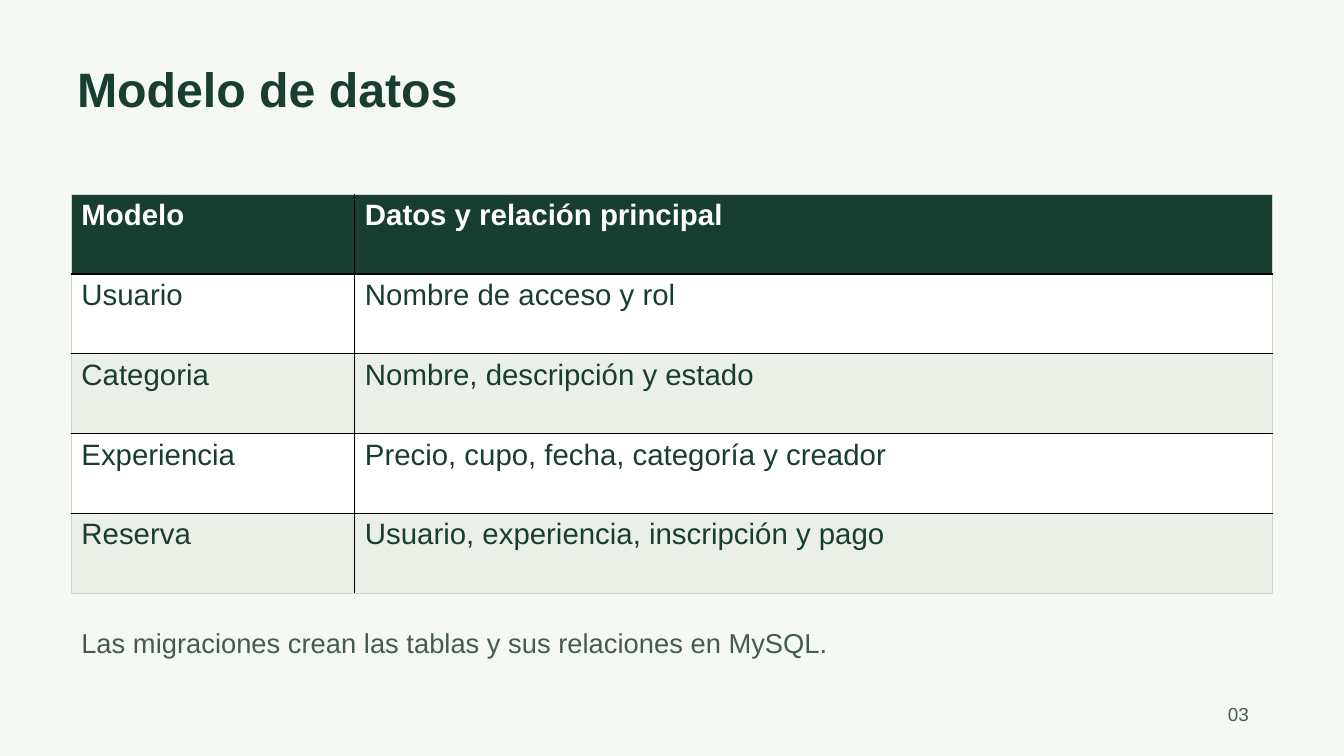
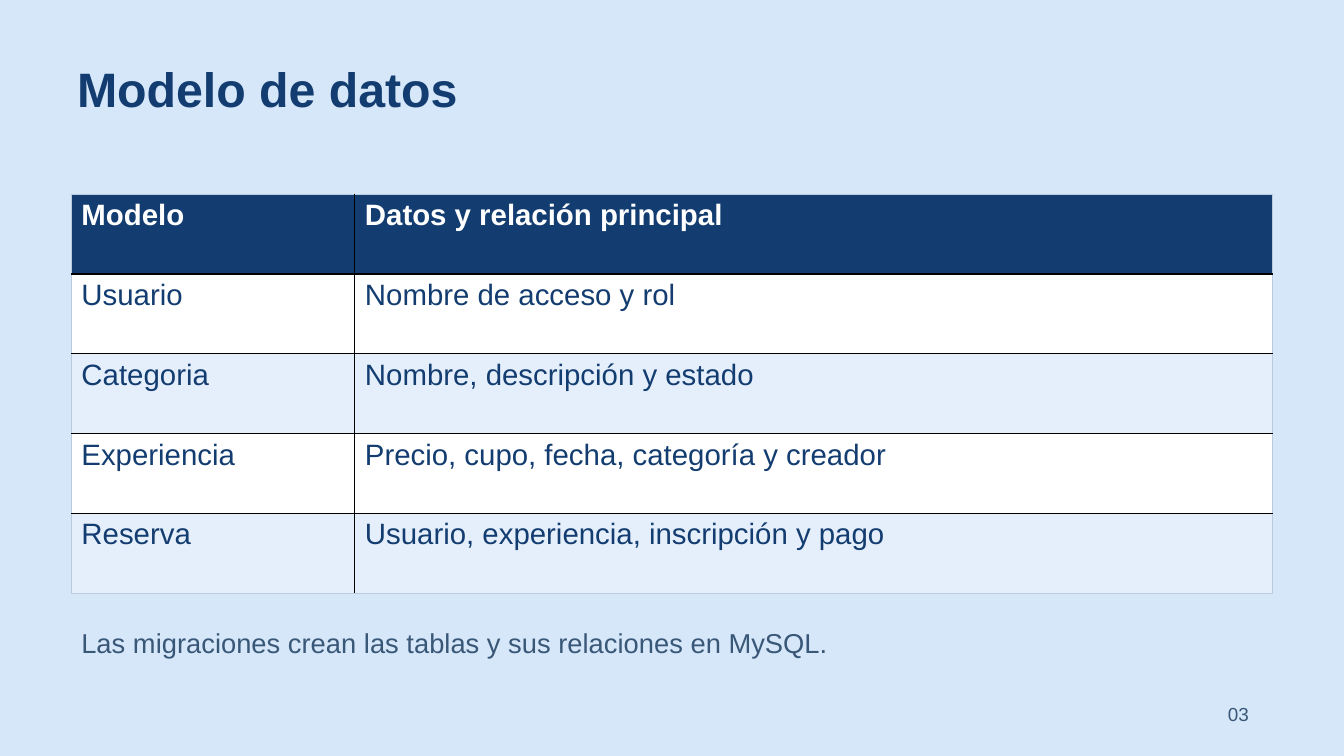
Before and after one commit to ElTortuguita/ES3-Fernando-Orellana, a slide deck: slide 3 of presentacion/Presentacion_ES3_Aventuras_del_Sur.pptx. Drawn at 1344x756 pixels with LibreOffice and Linux fonts; fonts in the diff are those of the drawing. Boxes give left, top, right and bottom in pixels: in the first picture for what was removed or moved away, otherwise in the second. Text is boxed around its words. In the diff, an @@ line names an element or a change of style, - is before the commit and + after.

```diff
--- a/presentacion/Presentacion_ES3_Aventuras_del_Sur.pptx
+++ b/presentacion/Presentacion_ES3_Aventuras_del_Sur.pptx
@@ background #F6F8F4 to #D6E7FA @@
@@ text "Modelo de datos" at (77,72,458,108): text colour #173E30 to #133D70 @@
@@ table at (72,195,1272,594) @@
@@ fill #173E30 to #133D70 in row 1 @@
@@ fill #EAF0E8 to #E5EFFB in 4 cells @@
@@ text colour #173E30 to #133D70 in "Usuario", "Nombre de acceso y rol", "Categoria", "Nombre, descripción y estado" and 4 more places @@
@@ borders changed @@
@@ text "Las migraciones crean las tablas ..." at (81,633,828,658): text colour #465A51 to #395777 @@
@@ text "03" at (1228,708,1249,721): text colour #465A51 to #395777 @@
```
Also in this commit, not shown: 5 other slides changed, 6 other files.
